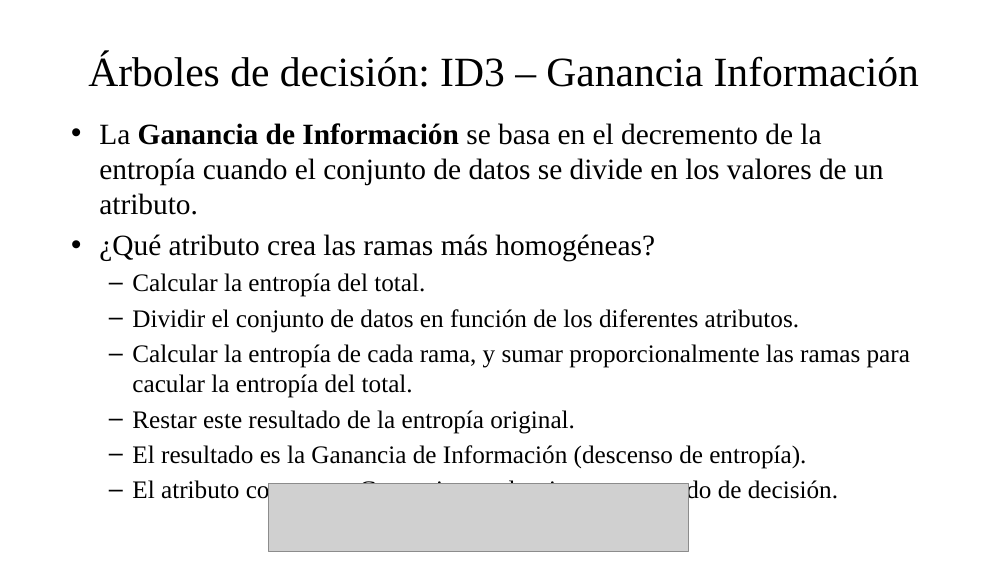
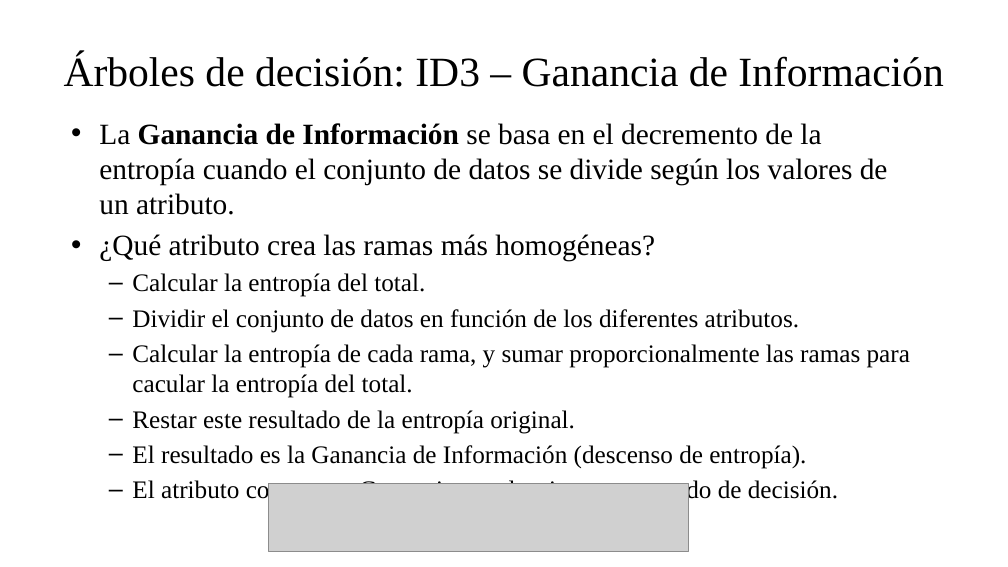
Before and after one commit to fsancho/Modelado-Analisis-Complejidad, a slide deck: slide 13 of Bloque IV. ML/IV.3. Algoritmos Básicos ML.pptx. Drawn at 1008x567 pixels with LibreOffice and Linux fonts; fonts in the diff are those of the drawing; grey boxes stand for pictures. Boxes give left, top, right and bottom in pixels: in the first picture for what was removed or moved away, otherwise in the second. Text is boxed around its words. In the diff, an @@ line names an element or a change of style, - is before the commit and + after.

```diff
--- a/Bloque IV. ML/IV.3. Algoritmos Básicos ML.pptx
+++ b/Bloque IV. ML/IV.3. Algoritmos Básicos ML.pptx
@@ title at box(64, 54, 943, 87): text changed @@
-Árboles de decisión: ID3 – Ganancia Información
+Árboles de decisión: ID3 – Ganancia de Información
@@ text at box(99, 123, 888, 215): text changed @@
-• La Ganancia de Información se basa en el decremento de la entropía cuando el conjunto de datos se divide en los valores de un atributo.
+• La Ganancia de Información se basa en el decremento de la entropía cuando el conjunto de datos se divide según los valores de un atributo.
```
Also in this commit, not shown: 1 other slide changed, 3 other files.
